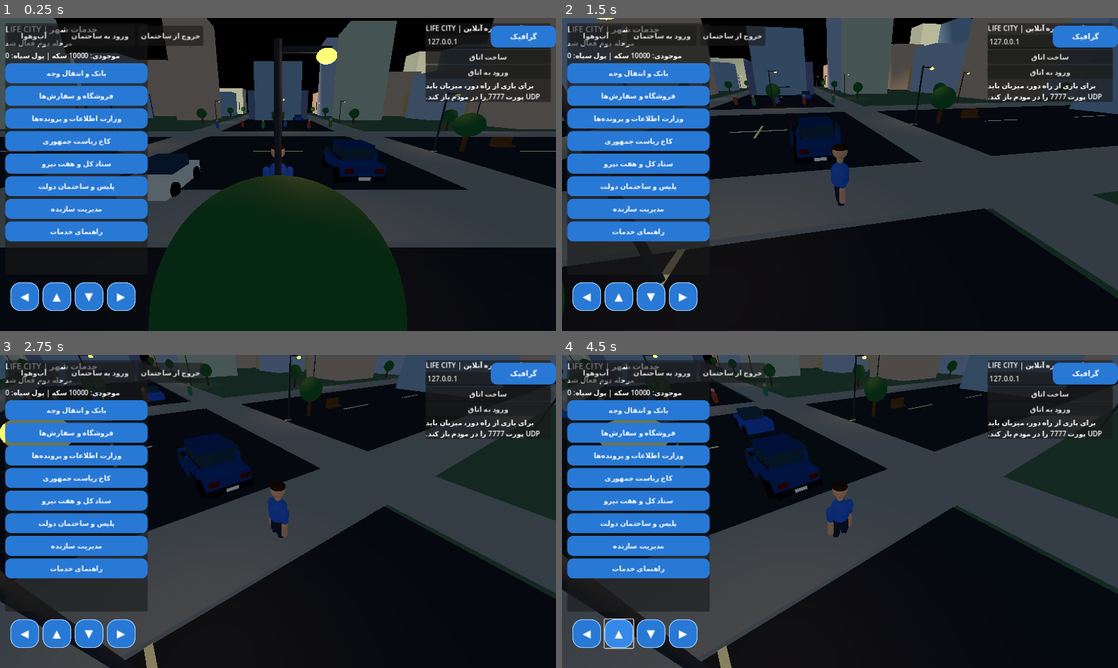
Above: before the commit, frames 1-4 (two rows, left to right).
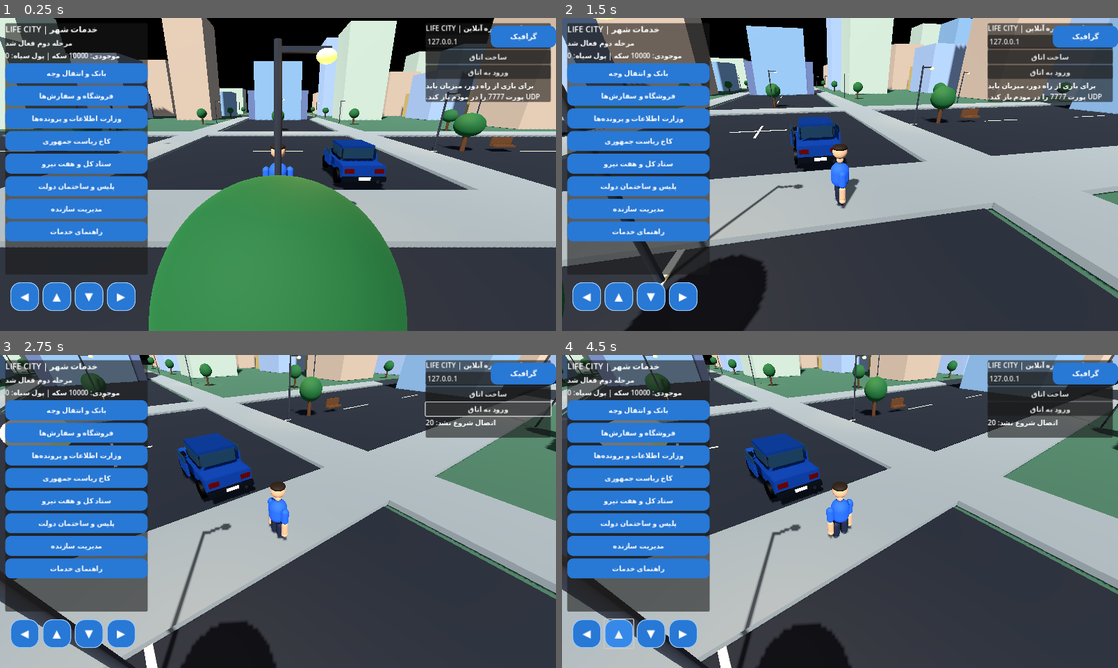
Above: after the commit, the same moments.

Repository: LifeCity2026Game/CITY
Game: Godot game, scene res://scenes/main.tscn
Same seed, same stepped clock (60 frames per second), same inputs: the game is played once before the commit and once after it.
Inputs (mouse positions are in pixels of both pictures, inside the frame that each line leads up to):
- Up to frame 1 (0.25 s): no input
- Up to frame 2 (1.5 s): move the mouse to (962, 158) at 0.52 s; hold D 0.53-1.25 s; click (962, 158) at 0.67 s; drag from (728, 190) to (812, 237) at 1.27 s
- Up to frame 3 (2.75 s): click "آب‌وهوا" (after the commit: "ورود به اتاق") at 2 s
- Up to frame 4 (4.5 s): click "◀" at 2.75 s; click (662, 373) at 3.5 s, where only the run before the commit has a clickable "ورود به ساختمان"; click "▲" at 4.25 s

The runs differ from the first frame. In frame 1, 69% of the frame differs, in the area x 0-100%, y 0-100%; in frame 2, 72%; in frame 3, 76%; in frame 4, 75%.
Error after the commit: Parse Error: Cannot infer the type of "collision" variable because the value doesn't have a set type. (res://scripts/city_features.gd:129)

Commit message:
Add physical collisions to ambient traffic cars

Diff:
--- a/scripts/city_features.gd
+++ b/scripts/city_features.gd
@@ -40,11 +40,6 @@
 func _process(delta: float) -> void:
 	day_clock = fposmod(day_clock + delta / 360.0, 1.0)
 	_update_day_night()
-	for i in range(traffic_cars.size()):
-		var car := traffic_cars[i]
-		car.position.z += delta * (7.0 + float(i % 3) * 1.8)
-		if car.position.z > 112.0:
-			car.position.z = -112.0
 	for i in range(pedestrians.size()):
 		var walker := pedestrians[i]
 		walker.position.x += sin(Time.get_ticks_msec() * 0.0004 + float(i)) * delta * 0.7
@@ -96,9 +91,16 @@
 
 func _build_traffic() -> void:
 	for i in range(4):
-		var car := Node3D.new()
+		var car := CharacterBody3D.new()
 		car.name = "AmbientTraffic_%d" % i
 		car.position = Vector3(-5.5 if i % 2 == 0 else 5.5, 0.65, -90.0 + float(i) * 48.0)
+		var car_collision := CollisionShape3D.new()
+		var car_shape := BoxShape3D.new()
+		car_shape.size = Vector3(2.0, 1.25, 3.9)
+		car_collision.shape = car_shape
+		car.add_child(car_collision)
+		car.set_meta("traffic_speed", 7.0 + float(i % 3) * 1.8)
+		car.set_meta("traffic_blocked", false)
 		add_child(car)
 		var paints: Array[Color] = [Color(0.72, 0.12, 0.10), Color(0.12, 0.28, 0.66), Color(0.78, 0.78, 0.72), Color(0.12, 0.13, 0.14)]
 		var paint: Color = paints[i]
@@ -117,6 +119,17 @@
 				wheel.material_override = _mat(Color(0.035, 0.035, 0.04))
 				car.add_child(wheel)
 		traffic_cars.append(car)
+
+func _physics_process(delta: float) -> void:
+	for car in traffic_cars:
+		if not is_instance_valid(car):
+			continue
+		var speed := float(car.get_meta("traffic_speed", 7.0))
+		car.velocity = Vector3(0.0, -2.0, speed)
+		var collision := car.move_and_collide(car.velocity * delta)
+		if collision:
+			car.velocity = Vector3.ZERO
+			car.set_meta("traffic_blocked", true)
 
 func _build_pedestrians() -> void:
 	for i in range(6):
